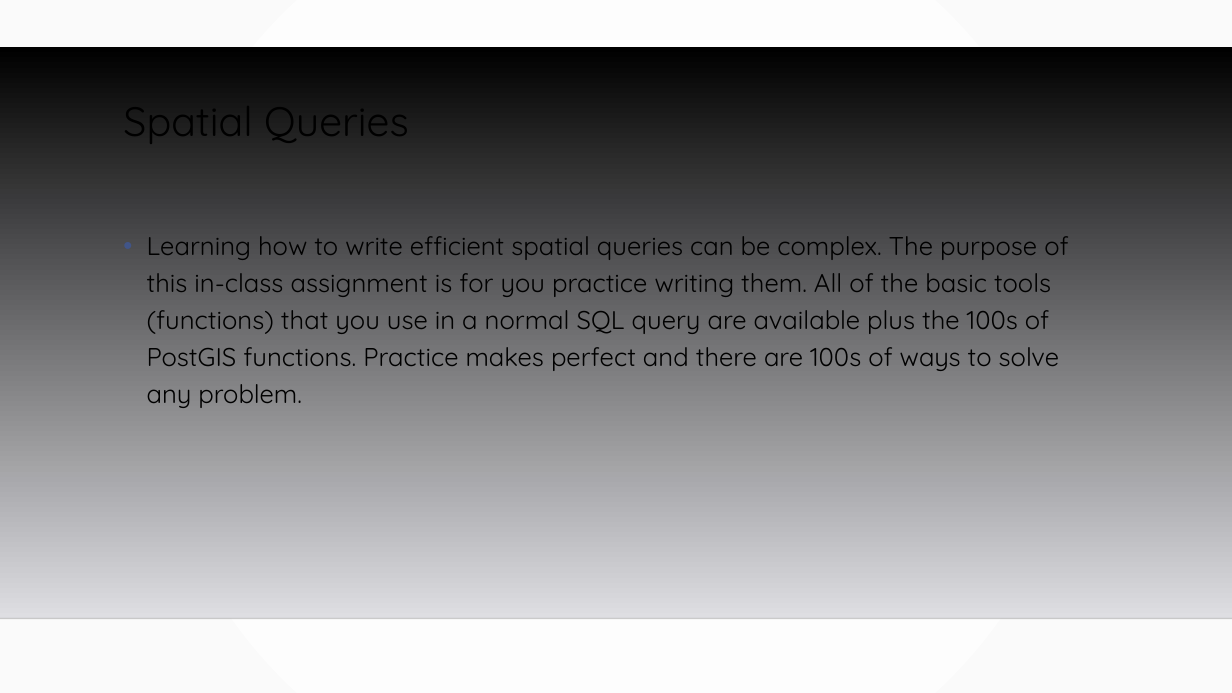
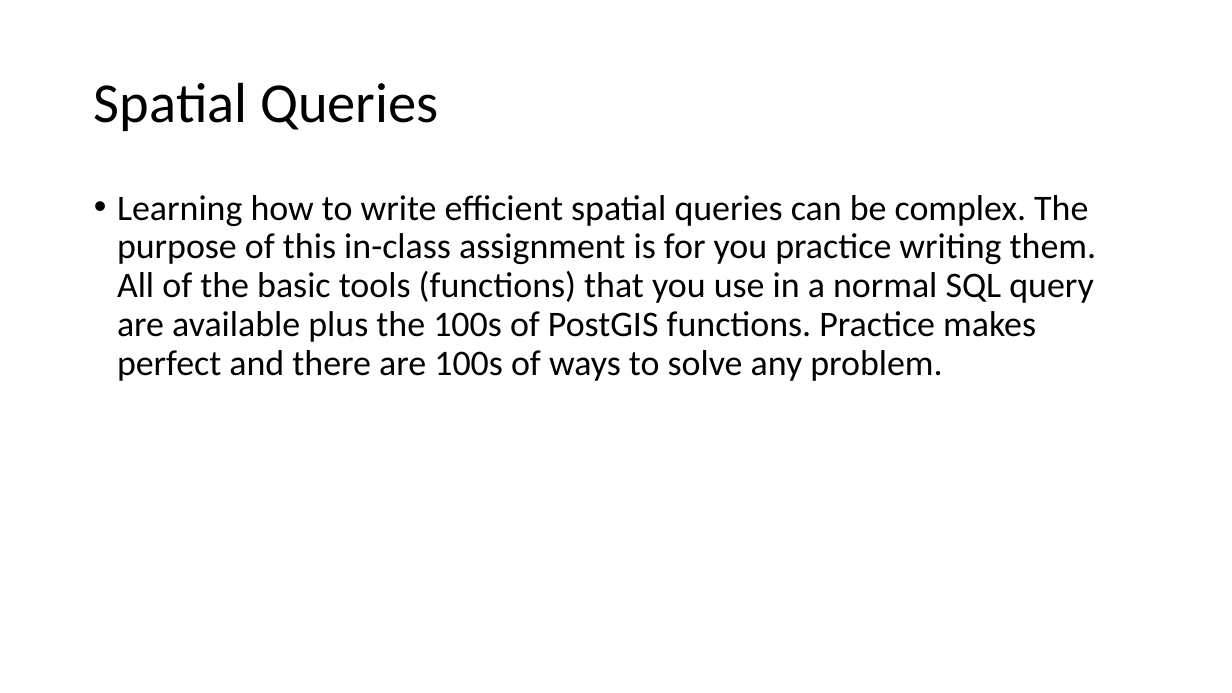
Before and after one commit to MGIS-UMN/GIS5577_week6, a slide deck: slide 2 of Spatial_Questions.odp. Drawn at 1232x693 pixels with LibreOffice and Linux fonts; fonts in the diff are those of the drawing; background and template pictures are left out. Boxes give left, top, right and bottom in pixels: in the first picture for what was removed or moved away, otherwise in the second. Text is boxed around its words. In the diff, an @@ line names an element or a change of style, - is before the commit and + after.

```diff
--- a/Spatial_Questions.odp
+++ b/Spatial_Questions.odp
@@ background gradient #FFFFFF to #FAFAFA to #FFFFFF @@
@@ freeform shape removed at (x1=0, y1=47, x2=1232, y2=618) @@
@@ title "Spatial Queries" moved from (x1=123, y1=88, x2=409, y2=149) to (x1=94, y1=82, x2=438, y2=131) @@
@@ title "Spatial Queries" at (x1=94, y1=82, x2=438, y2=131): size 32 to 44 pt, font Quicksand to Calibri; vertical alignment top to middle @@
@@ text "Learning how to write efficient ..." moved from (x1=147, y1=236, x2=1068, y2=408) to (x1=117, y1=195, x2=1096, y2=381) @@
@@ text "Learning how to write efficient ..." at (x1=117, y1=195, x2=1096, y2=381): size 20 to 28 pt, font Quicksand to Calibri; line spacing 1.2 to 0.9; bullet colour #415588 to #000000 @@
@@ line removed from (0, 618) to (1232, 618) @@
```
Also in this commit, not shown: 11 other slides changed, 6 other files.
